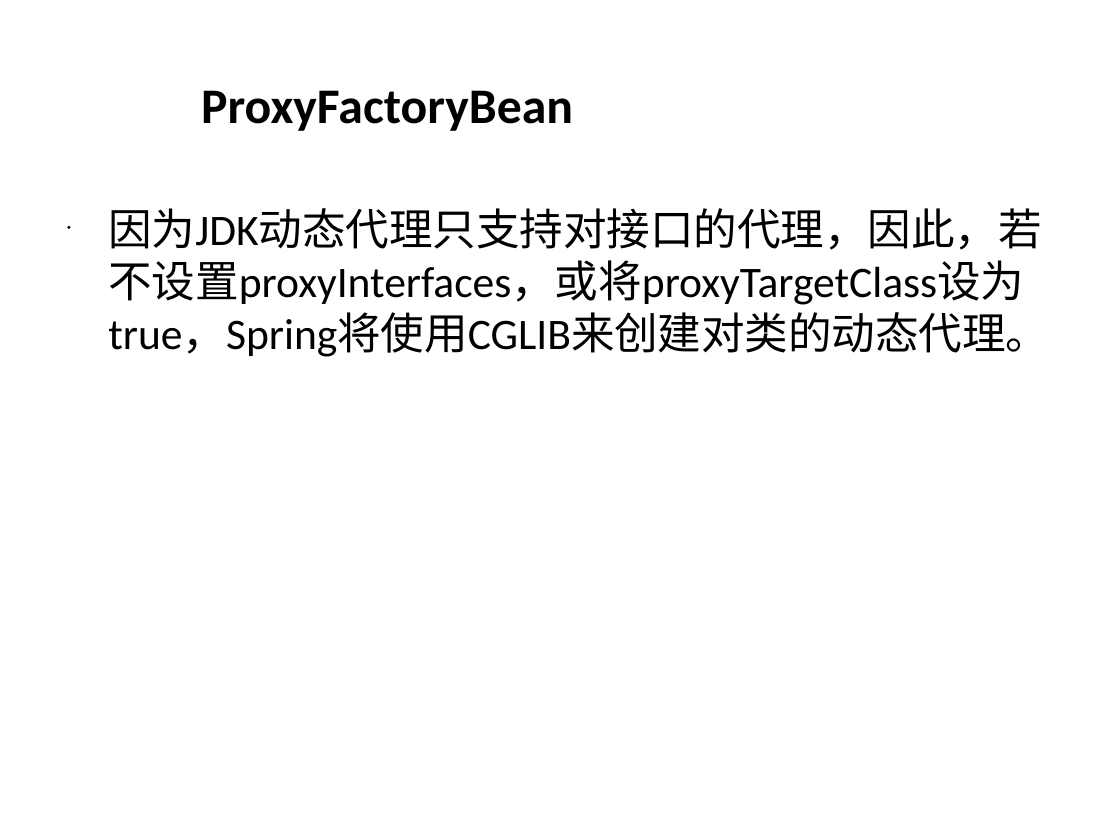
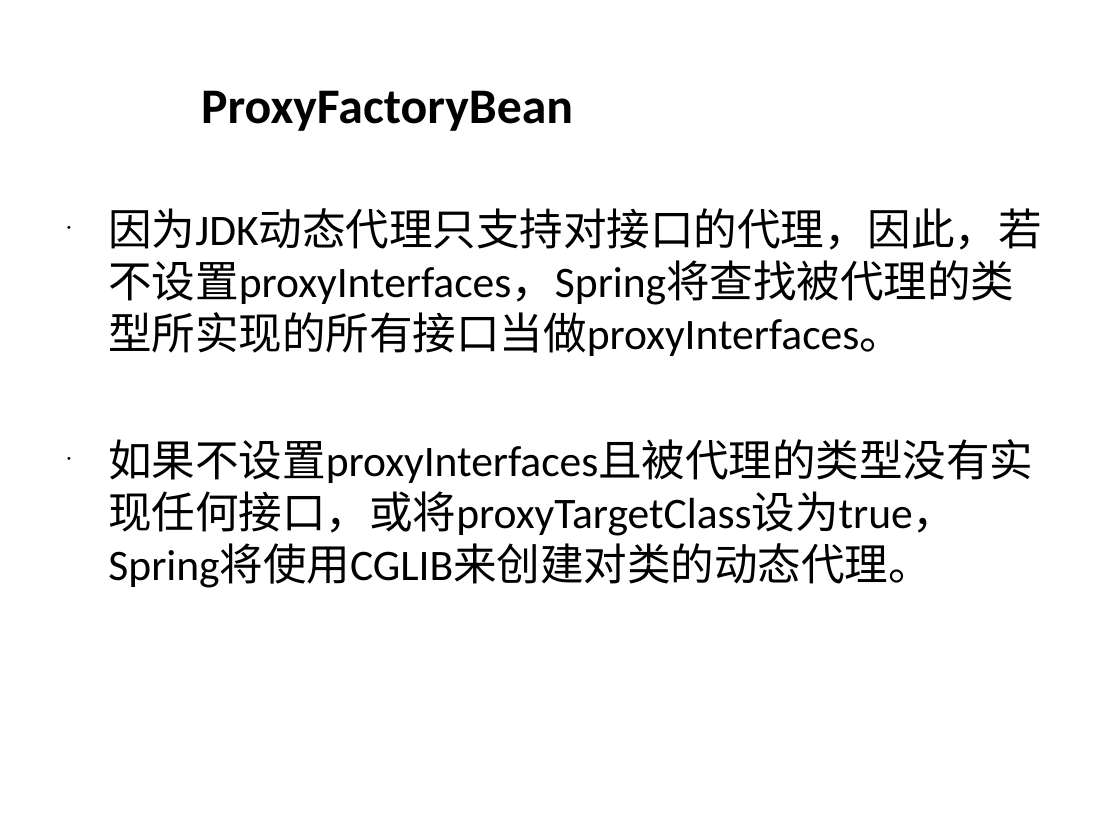
Before and after one commit to burstinair/clouddrive, a slide deck: slide 34 of Spring 学习分享.ppt. Drawn at 1120x840 pixels with LibreOffice and Linux fonts; fonts in the diff are those of the drawing; background and template pictures are left out. Boxes give left, top, right and bottom in pixels: in the first picture for what was removed or moved away, otherwise in the second. Text is boxed around its words. In the diff, an @@ line names an element or a change of style, - is before the commit and + after.

Commit message:
save

```diff
--- a/Spring 学习分享.ppt
+++ b/Spring 学习分享.ppt
@@ text at (108, 208, 1041, 588): text changed @@
-• 因为JDK动态代理只支持对接口的代理，因此，若不设置proxyInterfaces，或将proxyTargetClass设为true，Spring将使用CGLIB来创建对类的动态代理。
+• 因为JDK动态代理只支持对接口的代理，因此，若不设置proxyInterfaces，Spring将查找被代理的类型所实现的所有接口当做proxyInterfaces。
+• 如果不设置proxyInterfaces且被代理的类型没有实现任何接口，或将proxyTargetClass设为true，Spring将使用CGLIB来创建对类的动态代理。
```
Also in this commit, not shown: 1 slide added.
